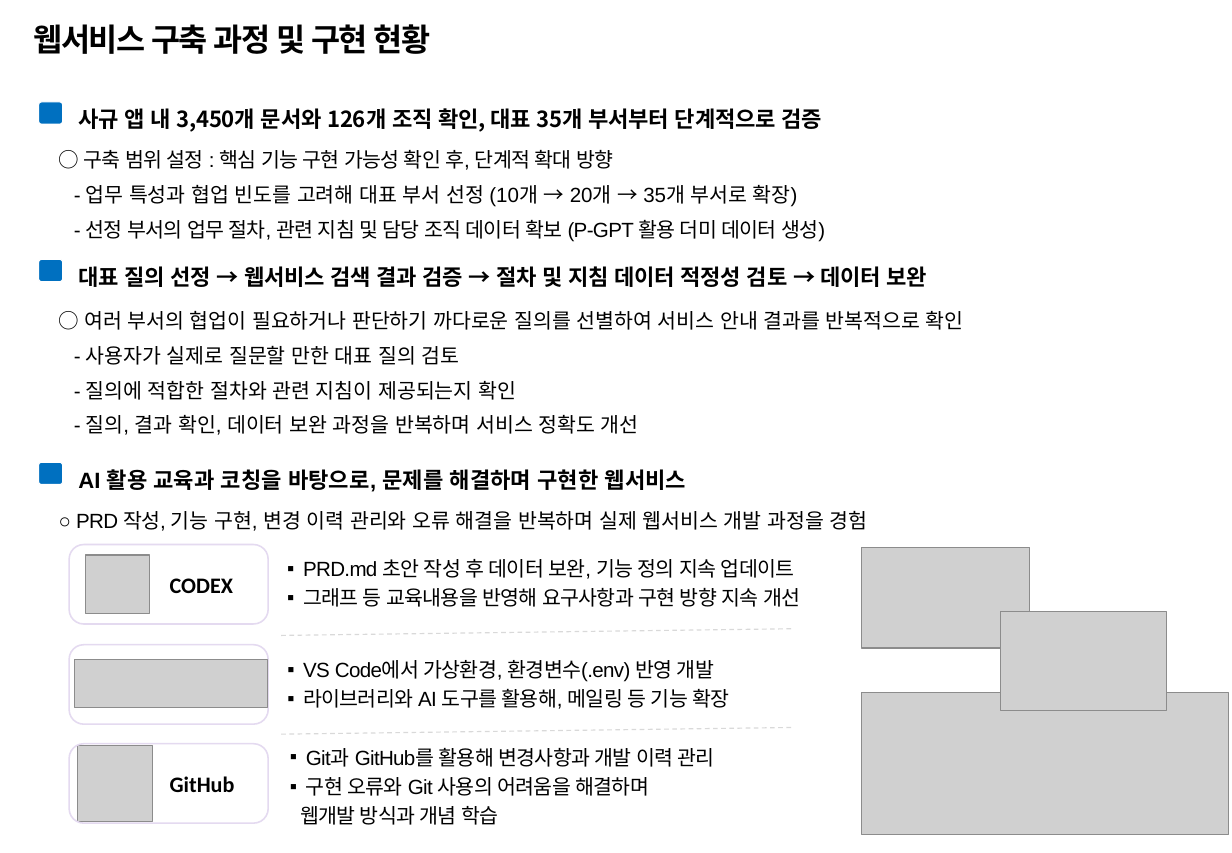
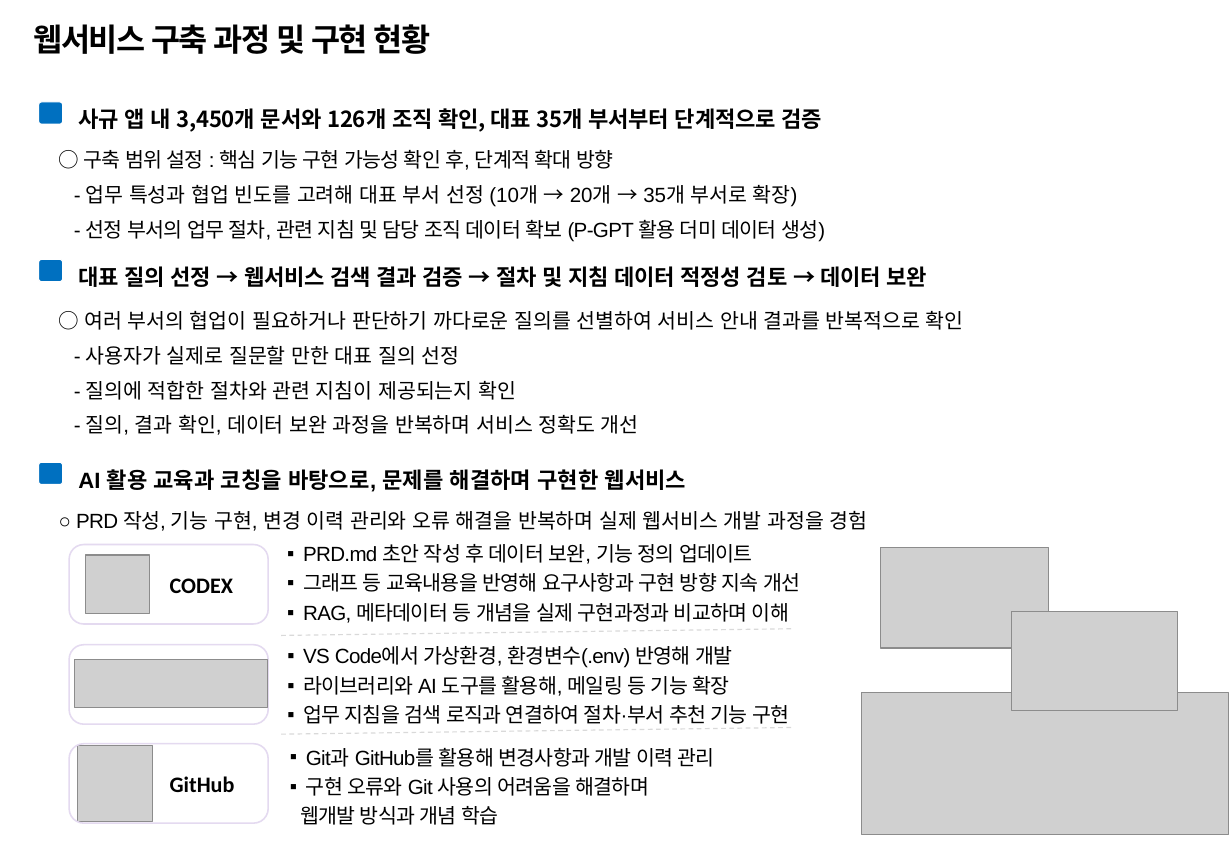
Before and after one commit to temmi81-hue/department-navigator-prototype, a slide deck: slide 2 of .codex-output/2609_업무 지침 네비게이터_발표자료.pptx. Drawn at 1232x853 pixels with LibreOffice and Linux fonts; fonts in the diff are those of the drawing; grey boxes stand for pictures; background and template pictures are left out. Boxes give left, top, right and bottom in pixels: in the first picture for what was removed or moved away, otherwise in the second. Text is boxed around its words. In the diff, an @@ line names an element or a change of style, - is before the commit and + after.

Commit message:
docs: 발표자료 수정 반영

```diff
--- a/.codex-output/2609_업무 지침 네비게이터_발표자료.pptx
+++ b/.codex-output/2609_업무 지침 네비게이터_발표자료.pptx
@@ text at box(86, 345, 460, 365): text changed @@
-- 사용자가 실제로 질문할 만한 대표 질의 검토
+- 사용자가 실제로 질문할 만한 대표 질의 선정
@@ text "PRD.md 초안 작성 후 데이터 ...": place and size @@
-text "PRD.md 초안 작성 후 데이터 ..." at box(303, 559, 800, 607)
+text "PRD.md 초안 작성 후 데이터 ..." at box(303, 544, 800, 623)
@@ text at box(303, 544, 753, 564): text changed @@
-▪ PRD.md 초안 작성 후 데이터 보완, 기능 정의 지속 업데이트
+▪ PRD.md 초안 작성 후 데이터 보완, 기능 정의 업데이트
@@ picture: place and size @@
-picture at box(862, 547, 1031, 647)
+picture at box(880, 547, 1049, 647)
@@ text at box(303, 603, 789, 623): paragraph added @@
+▪ RAG, 메타데이터 등 개념을 실제 구현과정과 비교하며 이해
@@ picture: place and size @@
-picture at box(1001, 612, 1167, 711)
+picture at box(1011, 612, 1177, 711)
@@ text "VS Code에서 가상환경, 환경변수(.env) 반영해 ...": place and size @@
-text "VS Code에서 가상환경, 환경변수(.env) 반영해 ..." at box(303, 660, 729, 709)
+text "VS Code에서 가상환경, 환경변수(.env) 반영해 ..." at box(303, 646, 789, 724)
@@ text at box(303, 646, 732, 668): text changed @@
-▪ VS Code에서 가상환경, 환경변수(.env) 반영 개발
+▪ VS Code에서 가상환경, 환경변수(.env) 반영해 개발
@@ text at box(303, 705, 789, 724): paragraph added @@
+▪ 업무 지침을 검색 로직과 연결하여 절차·부서 추천 기능 구현
```
